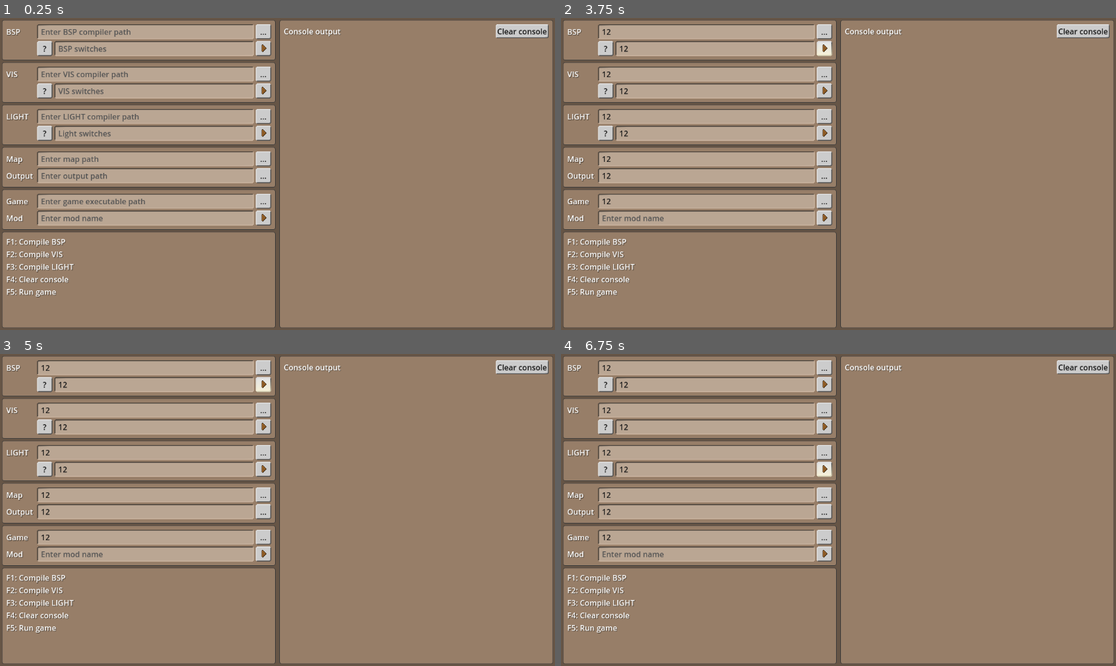
Above: before the commit, frames 1-4 (two rows, left to right).
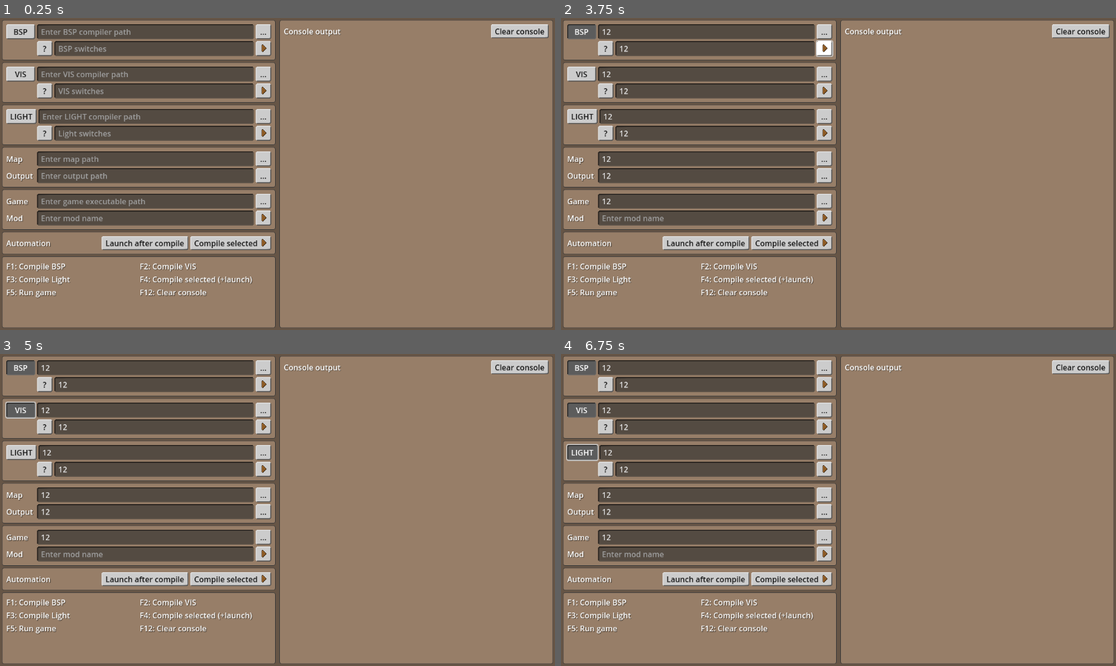
Above: after the commit, the same moments.

Repository: VictorKarp/Quakompiler
Game: Godot game, scene res://main.tscn
Same seed, same stepped clock (60 frames per second), same inputs: the game is played once before the commit and once after it.
Inputs (mouse positions are in pixels of both pictures, inside the frame that each line leads up to):
- Up to frame 1 (0.25 s): no input
- Up to frame 2 (3.75 s): click (705, 30) at 0.52 s; type "12" at 0.6 s; click (716, 49) at 0.75 s; type "12" at 0.83 s; click (705, 74) at 0.98 s; type "12" at 1.07 s; click (716, 89) at 1.27 s; type "12" at 1.35 s; click (705, 117) at 1.5 s; type "12" at 1.58 s; click (716, 133) at 1.73 s; type "12" at 1.82 s; click (705, 158) at 2.02 s; type "12" at 2.1 s; click (705, 177) at 2.25 s; type "12" at 2.33 s; click (705, 202) at 2.48 s; type "12" at 2.57 s; click (583, 30) at 2.75 s, where only the run after the commit has a clickable "BSP"; click (821, 49) at 3.5 s
- Up to frame 3 (5 s): click (22, 410) at 4.25 s, where only the run after the commit has a clickable "VIS"
- Up to frame 4 (6.75 s): click (821, 425) at 5 s; click (821, 469) at 5.75 s; click (583, 453) at 6.5 s, where only the run after the commit has a clickable "LIGHT"

The runs differ from the first frame. In frame 1, 22% of the frame differs, in the area x 0-99%, y 2-90%; in frame 2, 23%; in frame 3, 23%; in frame 4, 23%.

Commit message:
Implement compilation automatization buttons
This commit adds 5 new buttons: BSP, VIS, LIGHT, Launch after compile
and Compile selected.

The first three buttons replace the BSP, VIS and LIGHT labels and can be
toggled. Pressing the "Compile selected" button compiles the stages that
are enabled. If "Launch after compile" is checked, the map will be
launched once compilation is done.

Buttons are re-themed to allow for the "pressed" state of buttons which
didn't work as expected with the previous visuals.

"Compiling selected" can be run by pressing F4, clearing the console is
now done with F12.

Diff:
--- a/main.gd
+++ b/main.gd
@@ -38,6 +38,12 @@
 	%CompileBsp.pressed.connect(_compile_bsp)
 	%CompileVis.pressed.connect(_compile_vis)
 	%CompileLight.pressed.connect(_compile_light)
+	%CompileSelected.pressed.connect(_compile_selected)
+
+	%UseBsp.toggled.connect(_set_use_bsp)
+	%UseVis.toggled.connect(_set_use_vis)
+	%UseLight.toggled.connect(_set_use_light)
+	%LaunchAfterCompile.toggled.connect(_set_launch_after_compile)
 
 	%ClearConsole.pressed.connect(_clear_console)
 
@@ -57,6 +63,8 @@
 		_compile_vis()
 	if event.is_action_pressed("compile_light"):
 		_compile_light()
+	if event.is_action_pressed("compile_selected"):
+		_compile_selected()
 	if event.is_action_pressed("clear_console"):
 		_clear_console()
 	if event.is_action_pressed("run"):
@@ -94,7 +102,7 @@
 			_get_mod_name(), "+map", map])
 
 
-func _compile_bsp() -> void:
+func _compile_bsp():
 	var output := []
 	var switches := _get_bsp_switches_array()
 	var args: PackedStringArray
@@ -108,7 +116,7 @@
 	_print_array_to_console(output, true, false)
 
 
-func _compile_vis() -> void:
+func _compile_vis():
 	var output := []
 	var switches := _get_vis_switches_array()
 	var args: PackedStringArray
@@ -121,7 +129,7 @@
 	_print_array_to_console(output, true, false)
 
 
-func _compile_light() -> void:
+func _compile_light():
 	var output := []
 	var switches := _get_light_switches_array()
 	var args: PackedStringArray
@@ -134,6 +142,17 @@
 	_print_array_to_console(output, true, false)
 
 
+func _compile_selected() -> void:
+	if _get_use_bsp():
+		_compile_bsp()
+	if _get_use_vis():
+		_compile_vis()
+	if _get_use_light():
+		_compile_light()
+	if _get_launch_after_compile():
+		_run_game()
+
+
 func _get_map_path() -> String:
 	return %MapPath.text
 
@@ -261,6 +280,41 @@
 	var output: Array[String]
 	OS.execute(%LightPath.text, [], output)
 	_print_array_to_console(output, true, true)
+
+
+func _get_use_bsp() -> bool:
+	return %UseBsp.is_pressed()
+
+
+func _set_use_bsp(value: bool) -> void:
+	%UseBsp.set_pressed_no_signal(value)
+
+
+func _get_use_vis() -> bool:
+	return %UseVis.is_pressed()
+
+
+func _set_use_vis(value: bool) -> void:
+	%UseVis.set_pressed_no_signal(value)
+	_save_config()
+
+
+func _get_use_light() -> bool:
+	return %UseLight.is_pressed()
+
+
+func _set_use_light(value: bool) -> void:
+	%UseLight.set_pressed_no_signal(value)
+	_save_config()
+
+
+func _get_launch_after_compile() -> bool:
+	return %LaunchAfterCompile.is_pressed()
+
+
+func _set_launch_after_compile(value: bool) -> void:
+	%LaunchAfterCompile.set_pressed_no_signal(value)
+	_save_config()
 
 
 func _print_array_to_console(array: Array, clear_console = true,
@@ -291,6 +345,10 @@
 	config.set_value("switches", "vis", _get_vis_switches_text())
 	config.set_value("switches", "light", _get_light_switches_text())
 	config.set_value("launch", "mod_name", _get_mod_name())
+	config.set_value("flags", "use_bsp", _get_use_bsp())
+	config.set_value("flags", "use_vis", _get_use_vis())
+	config.set_value("flags", "use_light", _get_use_light())
+	config.set_value("flags", "launch_after_compile", _get_launch_after_compile())
 	config.save("config.ini")
 
 
@@ -312,5 +370,9 @@
 		_set_output_folder(config.get_value("paths", "output_folder", ""))
 		_set_game_path(config.get_value("paths", "game_path", ""))
 		_set_mod_name(config.get_value("launch", "mod_name", ""))
+		_set_use_bsp(config.get_value("flags", "use_bsp", false))
+		_set_use_vis(config.get_value("flags", "use_vis", false))
+		_set_use_light(config.get_value("flags", "use_light", false))
+		_set_launch_after_compile(config.get_value("flags", "launch_after_compile", false))
 
 	_is_loading_config = false
--- a/main.tscn
+++ b/main.tscn
@@ -53,9 +53,11 @@
 [node name="BspCompiler" type="HBoxContainer" parent="MarginContainer/HSplitContainer/ScrollContainer/VBoxContainer/Bsp/MarginContainer/VBoxContainer"]
 layout_mode = 2
 
-[node name="Label" type="Label" parent="MarginContainer/HSplitContainer/ScrollContainer/VBoxContainer/Bsp/MarginContainer/VBoxContainer/BspCompiler"]
-custom_minimum_size = Vector2(60, 0)
-layout_mode = 2
+[node name="UseBsp" type="Button" parent="MarginContainer/HSplitContainer/ScrollContainer/VBoxContainer/Bsp/MarginContainer/VBoxContainer/BspCompiler"]
+unique_name_in_owner = true
+custom_minimum_size = Vector2(60, 0)
+layout_mode = 2
+toggle_mode = true
 text = "BSP"
 
 [node name="BspPath" type="LineEdit" parent="MarginContainer/HSplitContainer/ScrollContainer/VBoxContainer/Bsp/MarginContainer/VBoxContainer/BspCompiler"]
@@ -73,7 +75,7 @@
 [node name="HBoxContainer" type="HBoxContainer" parent="MarginContainer/HSplitContainer/ScrollContainer/VBoxContainer/Bsp/MarginContainer/VBoxContainer"]
 layout_mode = 2
 
-[node name="Spacer" type="Control" parent="MarginContainer/HSplitContainer/ScrollContainer/VBoxContainer/Bsp/MarginContainer/VBoxContainer/HBoxContainer"]
+[node name="Control" type="Control" parent="MarginContainer/HSplitContainer/ScrollContainer/VBoxContainer/Bsp/MarginContainer/VBoxContainer/HBoxContainer"]
 custom_minimum_size = Vector2(60, 0)
 layout_mode = 2
 
@@ -113,9 +115,11 @@
 [node name="VisCompiler" type="HBoxContainer" parent="MarginContainer/HSplitContainer/ScrollContainer/VBoxContainer/Vis/MarginContainer/VBoxContainer"]
 layout_mode = 2
 
-[node name="Label2" type="Label" parent="MarginContainer/HSplitContainer/ScrollContainer/VBoxContainer/Vis/MarginContainer/VBoxContainer/VisCompiler"]
-custom_minimum_size = Vector2(60, 0)
-layout_mode = 2
+[node name="UseVis" type="Button" parent="MarginContainer/HSplitContainer/ScrollContainer/VBoxContainer/Vis/MarginContainer/VBoxContainer/VisCompiler"]
+unique_name_in_owner = true
+custom_minimum_size = Vector2(60, 0)
+layout_mode = 2
+toggle_mode = true
 text = "VIS"
 
 [node name="VisPath" type="LineEdit" parent="MarginContainer/HSplitContainer/ScrollContainer/VBoxContainer/Vis/MarginContainer/VBoxContainer/VisCompiler"]
@@ -173,9 +177,11 @@
 [node name="LightCompiler" type="HBoxContainer" parent="MarginContainer/HSplitContainer/ScrollContainer/VBoxContainer/Light/MarginContainer/VBoxContainer"]
 layout_mode = 2
 
-[node name="Label3" type="Label" parent="MarginContainer/HSplitContainer/ScrollContainer/VBoxContainer/Light/MarginContainer/VBoxContainer/LightCompiler"]
-custom_minimum_size = Vector2(60, 0)
-layout_mode = 2
+[node name="UseLight" type="Button" parent="MarginContainer/HSplitContainer/ScrollContainer/VBoxContainer/Light/MarginContainer/VBoxContainer/LightCompiler"]
+unique_name_in_owner = true
+custom_minimum_size = Vector2(60, 0)
+layout_mode = 2
+toggle_mode = true
 text = "LIGHT"
 
 [node name="LightPath" type="LineEdit" parent="MarginContainer/HSplitContainer/ScrollContainer/VBoxContainer/Light/MarginContainer/VBoxContainer/LightCompiler"]
@@ -324,6 +330,38 @@
 icon = ExtResource("2_0xm2m")
 icon_alignment = 1
 
+[node name="Automation" type="PanelContainer" parent="MarginContainer/HSplitContainer/ScrollContainer/VBoxContainer"]
+layout_mode = 2
+
+[node name="MarginContainer" type="MarginContainer" parent="MarginContainer/HSplitContainer/ScrollContainer/VBoxContainer/Automation"]
+layout_mode = 2
+theme_override_constants/margin_left = 8
+theme_override_constants/margin_top = 8
+theme_override_constants/margin_right = 8
+theme_override_constants/margin_bottom = 8
+
+[node name="HBoxContainer" type="HBoxContainer" parent="MarginContainer/HSplitContainer/ScrollContainer/VBoxContainer/Automation/MarginContainer"]
+layout_mode = 2
+
+[node name="Auto" type="Label" parent="MarginContainer/HSplitContainer/ScrollContainer/VBoxContainer/Automation/MarginContainer/HBoxContainer"]
+layout_mode = 2
+size_flags_horizontal = 3
+text = "Automation"
+
+[node name="LaunchAfterCompile" type="Button" parent="MarginContainer/HSplitContainer/ScrollContainer/VBoxContainer/Automation/MarginContainer/HBoxContainer"]
+unique_name_in_owner = true
+layout_mode = 2
+toggle_mode = true
+text = "Launch after compile"
+
+[node name="CompileSelected" type="Button" parent="MarginContainer/HSplitContainer/ScrollContainer/VBoxContainer/Automation/MarginContainer/HBoxContainer"]
+unique_name_in_owner = true
+custom_minimum_size = Vector2(32, 0)
+layout_mode = 2
+text = "Compile selected"
+icon = ExtResource("2_0xm2m")
+icon_alignment = 2
+
 [node name="Hotkeys" type="PanelContainer" parent="MarginContainer/HSplitContainer/ScrollContainer/VBoxContainer"]
 layout_mode = 2
 size_flags_vertical = 3
@@ -335,15 +373,39 @@
 theme_override_constants/margin_right = 8
 theme_override_constants/margin_bottom = 8
 
-[node name="Label" type="Label" parent="MarginContainer/HSplitContainer/ScrollContainer/VBoxContainer/Hotkeys/MarginContainer"]
-layout_mode = 2
-size_flags_vertical = 0
-text = "F1: Compile BSP
-F2: Compile VIS
-F3: Compile LIGHT
-F4: Clear console
-F5: Run game"
-autowrap_mode = 2
+[node name="GridContainer" type="GridContainer" parent="MarginContainer/HSplitContainer/ScrollContainer/VBoxContainer/Hotkeys/MarginContainer"]
+layout_mode = 2
+columns = 2
+
+[node name="CompileBSP" type="Label" parent="MarginContainer/HSplitContainer/ScrollContainer/VBoxContainer/Hotkeys/MarginContainer/GridContainer"]
+layout_mode = 2
+size_flags_horizontal = 3
+text = "F1: Compile BSP"
+
+[node name="CompileVIS" type="Label" parent="MarginContainer/HSplitContainer/ScrollContainer/VBoxContainer/Hotkeys/MarginContainer/GridContainer"]
+layout_mode = 2
+size_flags_horizontal = 3
+text = "F2: Compile VIS"
+
+[node name="CompileLight" type="Label" parent="MarginContainer/HSplitContainer/ScrollContainer/VBoxContainer/Hotkeys/MarginContainer/GridContainer"]
+layout_mode = 2
+size_flags_horizontal = 3
+text = "F3: Compile Light"
+
+[node name="CompileSelected" type="Label" parent="MarginContainer/HSplitContainer/ScrollContainer/VBoxContainer/Hotkeys/MarginContainer/GridContainer"]
+layout_mode = 2
+size_flags_horizontal = 3
+text = "F4: Compile selected (+launch)"
+
+[node name="RunGame" type="Label" parent="MarginContainer/HSplitContainer/ScrollContainer/VBoxContainer/Hotkeys/MarginContainer/GridContainer"]
+layout_mode = 2
+size_flags_horizontal = 3
+text = "F5: Run game"
+
+[node name="ClearConsole" type="Label" parent="MarginContainer/HSplitContainer/ScrollContainer/VBoxContainer/Hotkeys/MarginContainer/GridContainer"]
+layout_mode = 2
+size_flags_horizontal = 3
+text = "F12: Clear console"
 
 [node name="PanelContainer" type="PanelContainer" parent="MarginContainer/HSplitContainer"]
 layout_mode = 2
--- a/project.godot
+++ b/project.godot
@@ -37,7 +37,7 @@
 "events": [Object(InputEventKey,"resource_local_to_scene":false,"resource_name":"","device":-1,"window_id":0,"alt_press …(195 unchanged characters)…
 ]
 }
-clear_console={
+compile_selected={
 "deadzone": 0.2,
 "events": [Object(InputEventKey,"resource_local_to_scene":false,"resource_name":"","device":-1,"window_id":0,"alt_press …(195 unchanged characters)…
 ]
@@ -47,6 +47,11 @@
 "events": [Object(InputEventKey,"resource_local_to_scene":false,"resource_name":"","device":-1,"window_id":0,"alt_press …(195 unchanged characters)…
 ]
 }
+clear_console={
+"deadzone": 0.2,
+"events": [Object(InputEventKey,"resource_local_to_scene":false,"resource_name":"","device":-1,"window_id":0,"alt_pressed":false,"shift_pressed":false,"ctrl_pressed":false,"meta_pressed":false,"pressed":false,"keycode":0,"physical_keycode":4194343,"key_label":0,"unicode":0,"location":0,"echo":false,"script":null)
+]
+}
 
 [rendering]
 
--- a/themes/default_theme.tres
+++ b/themes/default_theme.tres
@@ -11,15 +11,17 @@
 texture_margin_right = 3.0
 texture_margin_bottom = 3.0
 
-[sub_resource type="StyleBoxTexture" id="StyleBoxTexture_het5a"]
-texture = ExtResource("3_nwjvr")
+[sub_resource type="StyleBoxTexture" id="StyleBoxTexture_lkf7m"]
+texture = ExtResource("2_fx2g0")
 texture_margin_left = 3.0
 texture_margin_top = 3.0
 texture_margin_right = 3.0
 texture_margin_bottom = 3.0
 
-[sub_resource type="StyleBoxTexture" id="StyleBoxTexture_lkf7m"]
-texture = ExtResource("2_fx2g0")
+[sub_resource type="StyleBoxTexture" id="StyleBoxTexture_het5a"]
+content_margin_left = 8.0
+content_margin_right = 8.0
+texture = ExtResource("3_nwjvr")
 texture_margin_left = 3.0
 texture_margin_top = 3.0
 texture_margin_right = 3.0
@@ -53,13 +55,13 @@
 Button/colors/font_color = Color(0.1, 0.1, 0.1, 1)
 Button/colors/font_focus_color = Color(0.101960786, 0.101960786, 0.101960786, 1)
 Button/colors/font_hover_color = Color(0.101960786, 0.101960786, 0.101960786, 1)
-Button/styles/focus = SubResource("StyleBoxTexture_fx2g0")
 Button/styles/hover = SubResource("StyleBoxTexture_fx2g0")
+Button/styles/hover_pressed = SubResource("StyleBoxTexture_lkf7m")
 Button/styles/normal = SubResource("StyleBoxTexture_het5a")
 Button/styles/pressed = SubResource("StyleBoxTexture_lkf7m")
 Label/colors/font_shadow_color = Color(0, 0, 0, 0.39215687)
-LineEdit/colors/font_color = Color(0.1, 0.1, 0.1, 1)
-LineEdit/colors/font_placeholder_color = Color(0.328125, 0.328125, 0.328125, 1)
+LineEdit/colors/font_color = Color(0.9, 0.9, 0.9, 1)
+LineEdit/colors/font_placeholder_color = Color(0.625, 0.625, 0.625, 1)
 LineEdit/styles/normal = SubResource("StyleBoxTexture_qe7jt")
 PanelContainer/styles/panel = SubResource("StyleBoxFlat_bp0wp")
 RichTextLabel/colors/default_color = Color(0.101960786, 0.101960786, 0.101960786, 1)
Binary file changed: icons/button_hover.png
Binary file changed: icons/button_pressed.png
Not shown, changed: icons/button.kra
